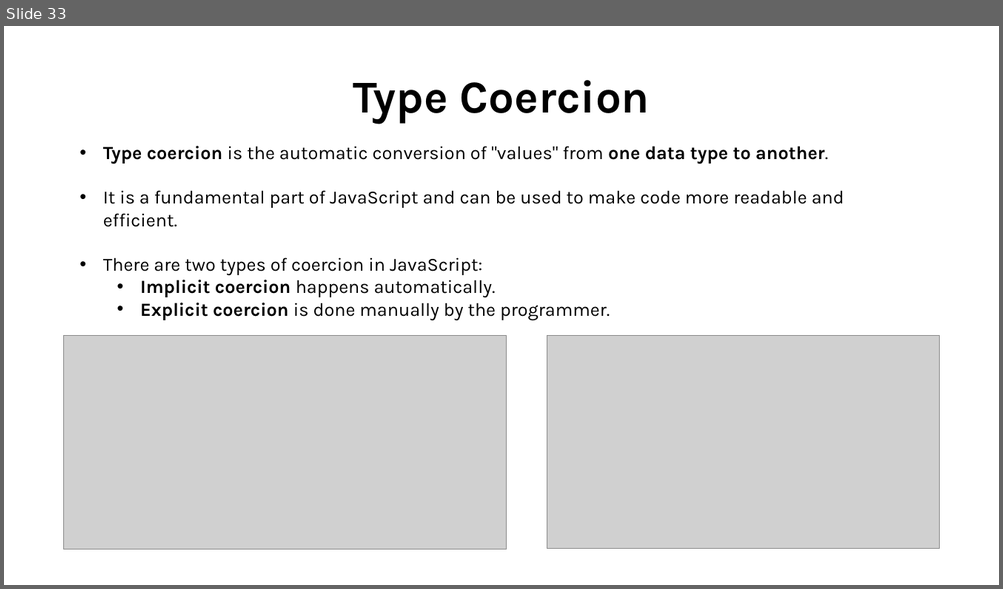
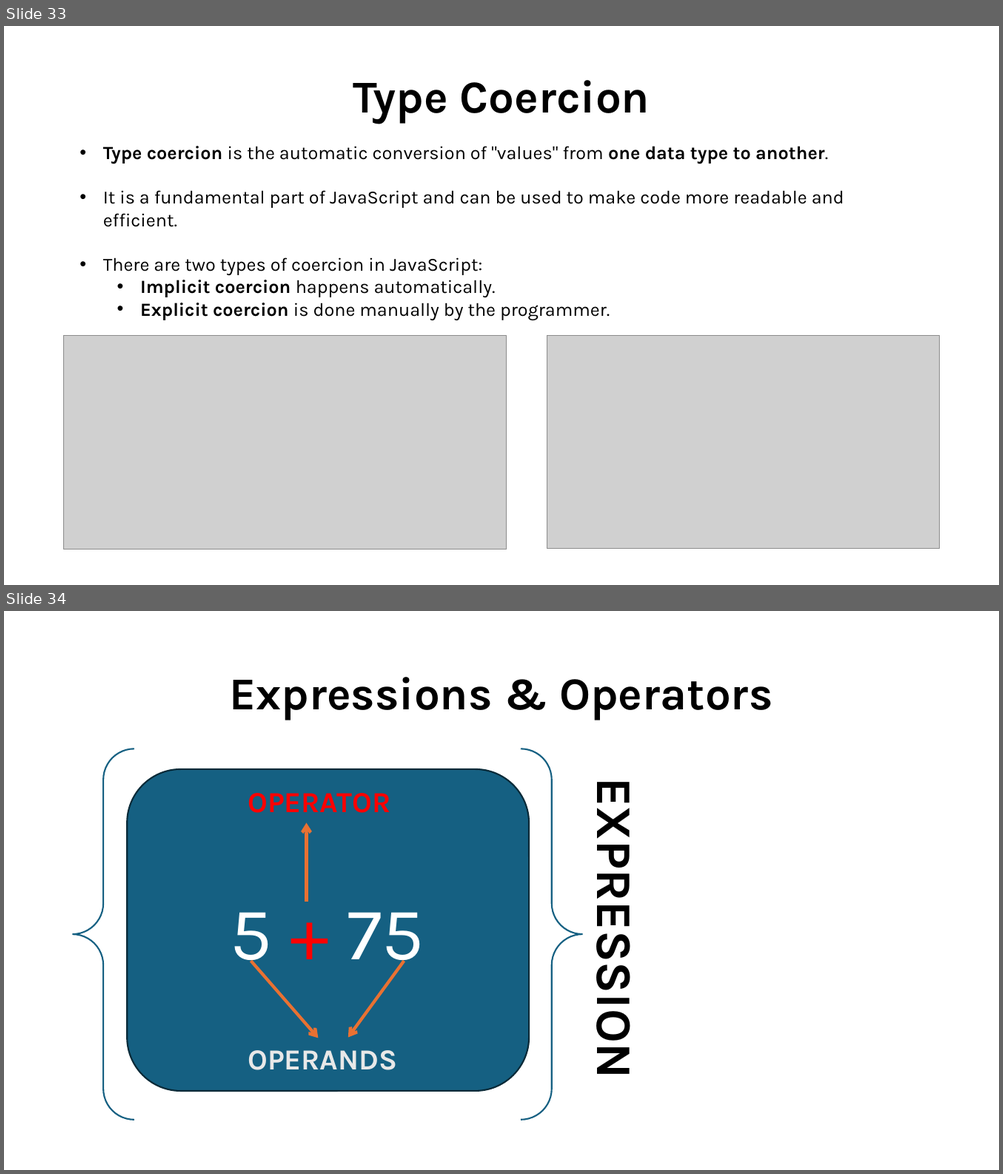
Before and after one commit to shubham-singh-12/Notes, a slide deck: JavaScript Course.pptx. Shown one above the other, each under a label of ours: slide 33 before the commit, slides 33 and 34 after it. The pictures are 1003x589 and 1003x1174 pixels, drawn with LibreOffice and Linux fonts; fonts in the diff are those of the drawing; grey boxes stand for pictures. Boxes give left, top, right and bottom in pixels: in the first picture for what was removed or moved away, otherwise in the second. Text is boxed around its words. In the diff, an @@ line names an element or a change of style, - is before the commit and + after.

```diff
--- a/JavaScript Course.pptx
+++ b/JavaScript Course.pptx
@@ slide 34 added at (x1=4, y1=611, x2=999, y2=1170), background #FFFFFF @@
@@ title added at (x1=229, y1=677, x2=772, y2=721), 44 pt, text #000000, bold @@
+Expressions & Operators
@@ brace pair added at (x1=73, y1=749, x2=583, y2=1121), outline #156082 1.5 pt @@
@@ rounded rectangle added at (x1=127, y1=769, x2=529, y2=1091), fill #156082, outline #092A39 1.5 pt @@
@@ text added at (x1=247, y1=793, x2=390, y2=813), 28 pt, text #FF0000, bold @@
+OPERATOR
@@ text added at (x1=583, y1=808, x2=649, y2=1069), 48 pt, text #000000, bold @@
+EXPRESSION
@@ arrow added from (306, 901) to (306, 823), #E97132 3 pt @@
@@ text added at (x1=230, y1=912, x2=424, y2=977), 72 pt, text #FFFFFF @@
+5 + 75
@@ arrow added from (251, 961) to (318, 1039), #E97132 3 pt @@
@@ arrow added from (404, 961) to (348, 1038), #E97132 3 pt @@
@@ text added at (x1=247, y1=1051, x2=397, y2=1071), 28 pt, text #E8E8E8, bold @@
+OPERANDS
```
Also in this commit, not shown: 27 other slides added, 17 other files.
